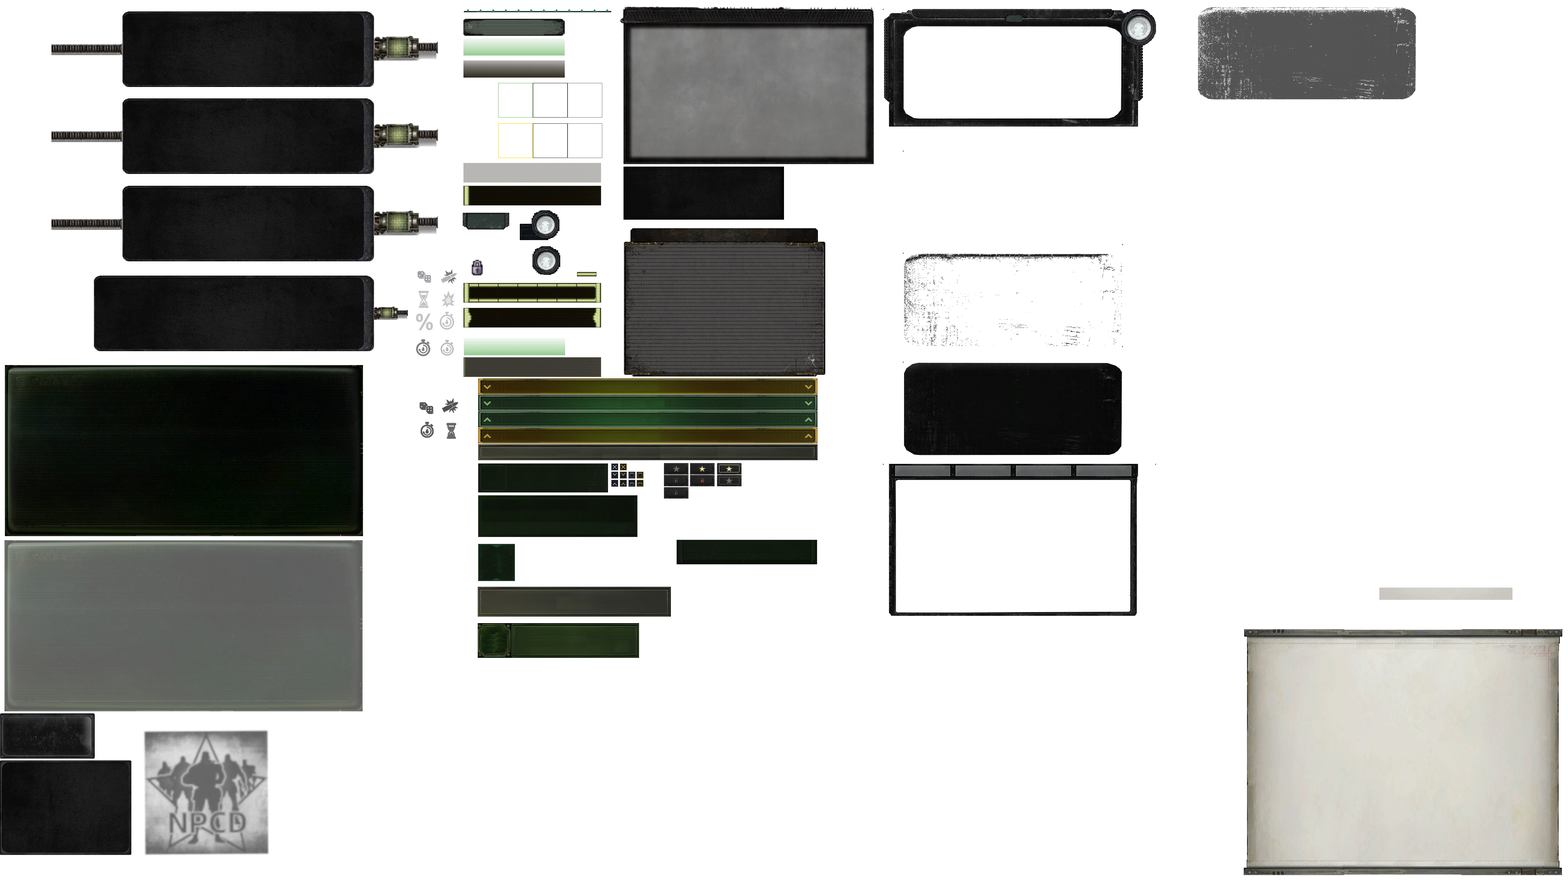
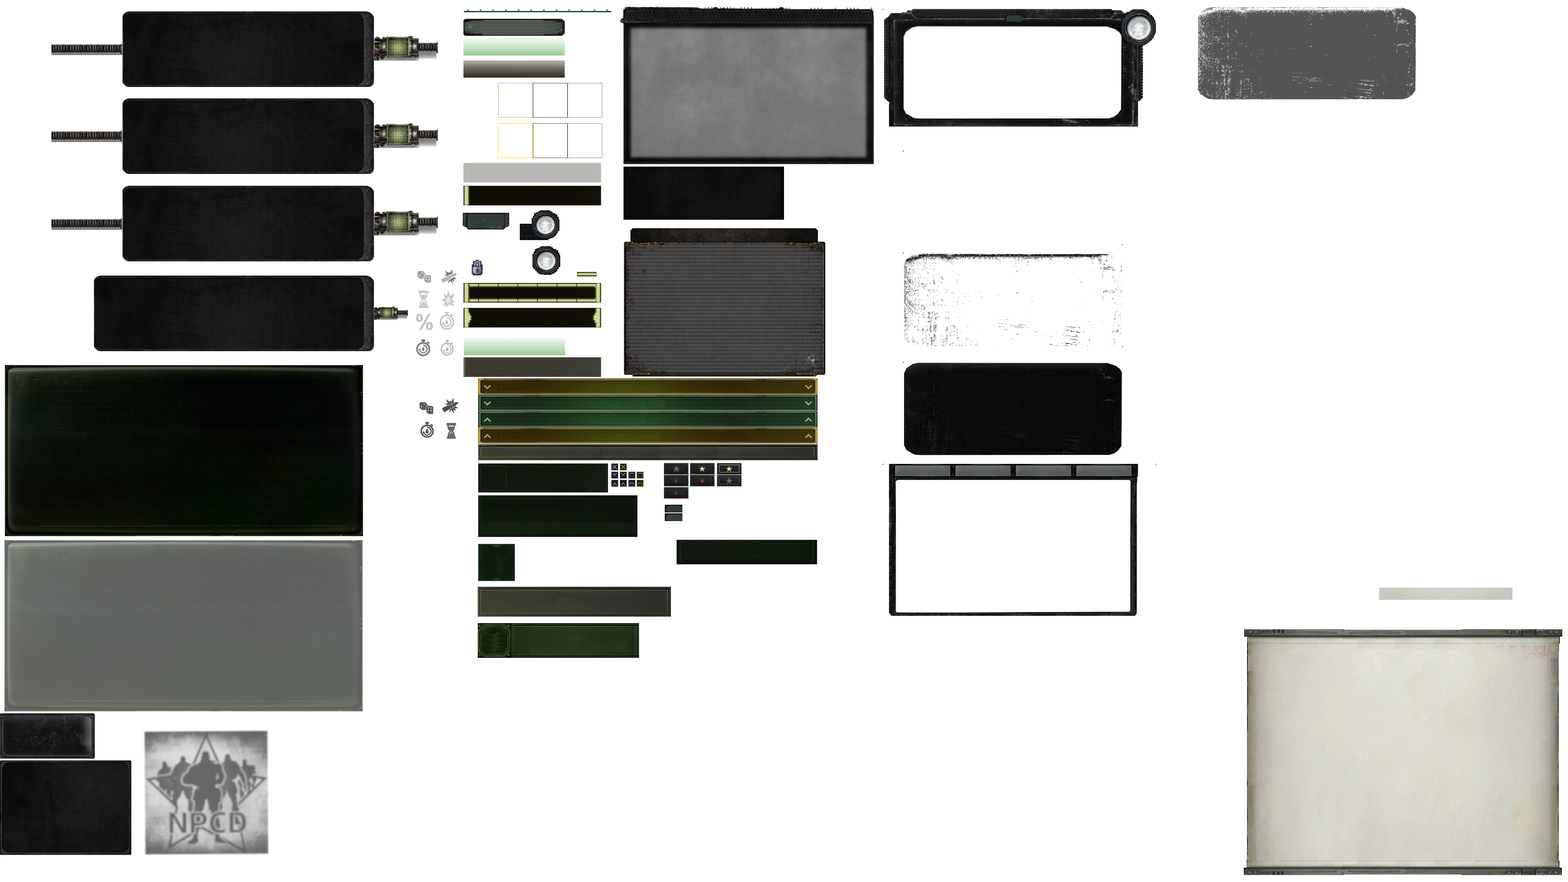
Two versions of the same layered image (1568 x 882). Layer-by-layer changes:
added layer "npc_panel_frame_top_button copy" above "npc_panel_frame_top_button" over 664, 513, 683, 522
added layer "npc_panel_frame_top_button" above "npc_panel_frame_top" over 664, 504, 683, 513